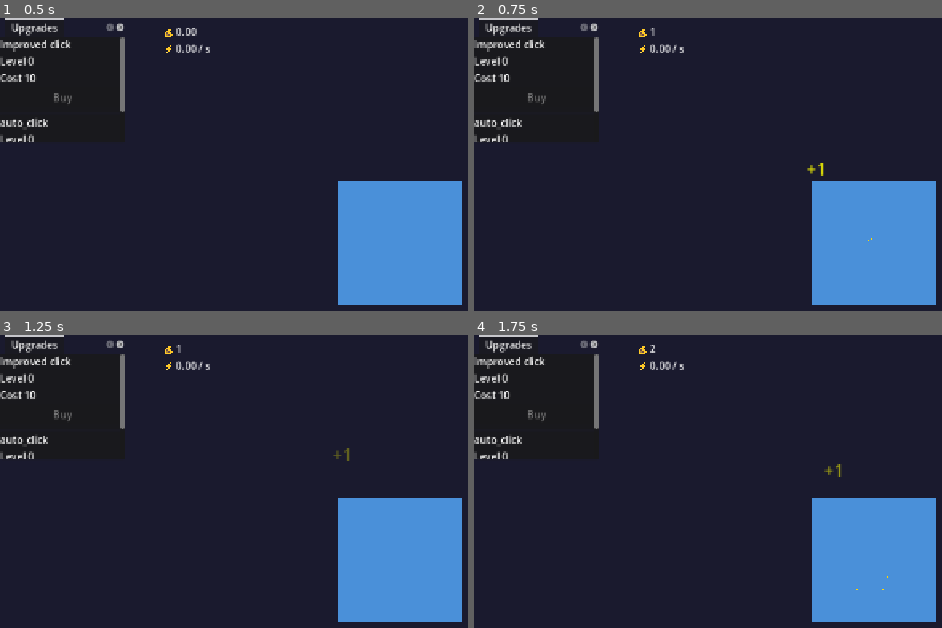
Above: before the commit, frames 1-4 (two rows, left to right).
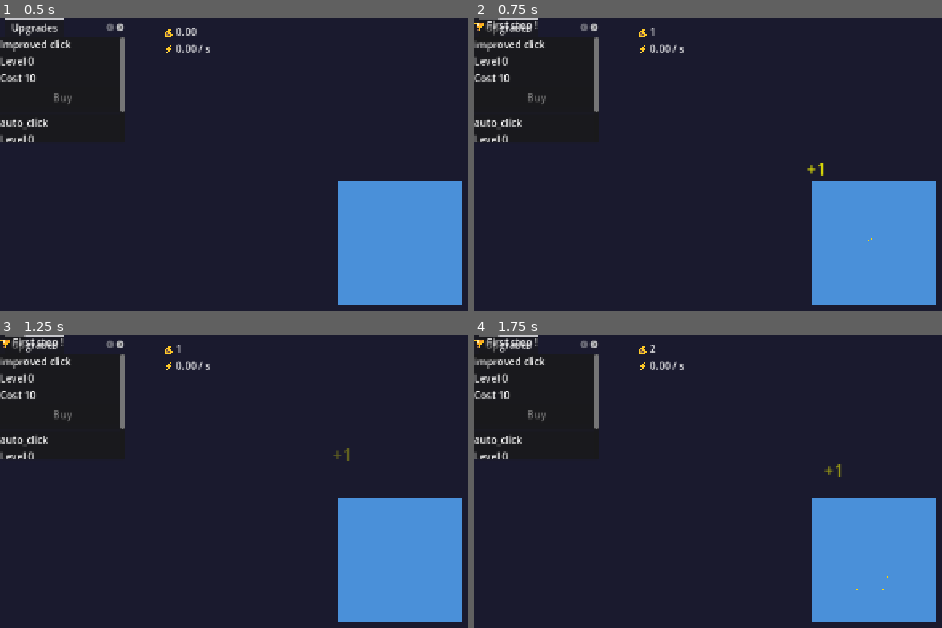
Above: after the commit, the same moments.

Repository: petit-crabe/clicker-game
Game: Godot game, scene res://scenes/main.tscn
Two runs of this game, one before a commit and one after it. Both use one fixed random seed, a clock stepped at 60 frames per second and the inputs below.
Inputs (mouse positions are in pixels of both pictures, inside the frame that each line leads up to):
- Up to frame 1 (0.5 s): no input
- Up to frame 2 (0.75 s): click (871, 243) at 0.5 s
- Up to frame 3 (1.25 s): no input
- Up to frame 4 (1.75 s): click (871, 560) at 1.25 s

Frame 1 is identical in both runs. In frame 2, 0.3% of the frame differs, in the area x 0-14%, y 0-9%; in frame 3, 0.3%; in frame 4, 0.3%.

Commit message:
feat: implement achievements system with toast notification

Diff:
--- a/scripts/game_manager.gd
+++ b/scripts/game_manager.gd
@@ -2,6 +2,7 @@
 
 signal currency_changed(new_amount: float)
 signal production_changed(new_rate: float)
+signal achievement_unlocked(id: String)
 
 var currency: float = 0.0
 var currency_per_click: float = 1.0
@@ -28,6 +29,12 @@
 	"farm": {"level": 0, "production": 8.0, "base_cost": 1100.0, "cost_multiplier": 1.15},
 	"mine": {"level": 0, "production": 47.0, "base_cost": 12000.0, "cost_multiplier": 1.15},
 	"factory": {"level": 0, "production": 260.0, "base_cost": 130000.0, "cost_multiplier": 1.15}
+}
+
+var achievements: Dictionary = {
+	"first_click":  { "unlocked": false, "label": "First step !"      },
+	"millionaire":  { "unlocked": false, "label": "Millionaire !"     },
+	"big_producer": { "unlocked": false, "label": "Big producer !"  }
 }
 
 func _ready() -> void:
@@ -96,9 +103,23 @@
 
 	production_changed.emit(currency_per_second)
 
+func _check_achievements() -> void:
+	if not achievements["first_click"]["unlocked"] and currency >= 1.0:
+		_unlock_achievement("first_click")
+	if not achievements["millionaire"]["unlocked"] and currency >= 1_000_000.0:
+		_unlock_achievement("millionaire")
+	if not achievements["big_producer"]["unlocked"] and currency_per_second >= 100.0:
+		_unlock_achievement("big_producer")
+
+func _unlock_achievement(id: String) -> void:
+	achievements[id]["unlocked"] = true
+	achievement_unlocked.emit(id)
+	SaveSystem.save_game()
+
 func _add_currency(amount: float) -> void:
 	currency += amount
 	currency_changed.emit(currency)
+	_check_achievements()
 
 func format_number(value: float) -> String:
 	if value < 1.0:
--- a/scripts/main.gd
+++ b/scripts/main.gd
@@ -7,12 +7,16 @@
 @onready var _upgrade_list: VBoxContainer = $ShopTabs/Upgrades/UpgradeList
 @onready var _generator_list: VBoxContainer = $ShopTabs/Generators/GeneratorList
 
+@onready var _achievements_toast: Panel = $AchievementToast
+@onready var _toast_label: Label = $AchievementToast/ToastLabel
+
 const UPGRADE_BUTTON_SCENE := preload("res://scenes/ui/upgrade_button.tscn")
 const GENERATOR_ITEM_SCENE := preload("res://scenes/ui/generator_item.tscn")
 
 func _ready() -> void:
 	GameManager.currency_changed.connect(_on_currency_changed)
 	GameManager.production_changed.connect(_on_production_changed)
+	GameManager.achievement_unlocked.connect(_on_achievement_unlocked)
 
 	_on_currency_changed(GameManager.currency)
 	_on_production_changed(GameManager.currency_per_second)
@@ -50,6 +54,21 @@
 func _on_click_button_pressed() -> void:
 	_spawn_floating_number(GameManager.currency_per_click, _click_button.global_position)
 
+func _on_achievement_unlocked(id: String) -> void:
+	_show_achievement_toast(GameManager.achievements[id]["label"])
+
+func _show_achievement_toast(text: String) -> void:
+	_toast_label.text = "🏆 " + text
+	_achievements_toast.modulate.a = 1.0
+	_achievements_toast.visible = true
+
+	var tween := create_tween()
+	tween.tween_interval(2.5)
+	tween.tween_property(_achievements_toast, "modulate:a", 0.0, 0.5)
+
+	await tween.finished
+	_achievements_toast.visible = false
+
 func _spawn_floating_number(value: float, origin: Vector2) -> void:
 	var label := Label.new()
 
@@ -70,12 +89,14 @@
 
 # === DEBUG ONLY — remove before shipping ===
 func _input(event: InputEvent) -> void:
-	if OS.is_debug_build():  # Safety: only works in editor/debug builds
-		if event.is_action_pressed("ui_cancel"):  # Escape key — or pick another
-			pass  # placeholder
+	if not OS.is_debug_build():
+		return   # Do nothing in exported builds
 
-			# F8 → reset save and restart
-		if event is InputEventKey and event.pressed:
-			if event.keycode == KEY_F8:
-				print("[DEBUG] Resetting game via SaveSystem.reset_game()")
+	if event is InputEventKey and event.pressed:
+		match event.keycode:
+			KEY_F6:
+				# Add 1 000 000 currency to test the "millionaire" achievement
+				GameManager._add_currency(1_000_000.0)
+			KEY_F8:
+				# Full reset — delete save and reload
 				SaveSystem.reset_game()
--- a/scripts/save_system.gd
+++ b/scripts/save_system.gd
@@ -12,6 +12,7 @@
 		"currency_per_click": GameManager.currency_per_click,
 		"upgrades": GameManager.upgrades,
 		"generators": GameManager.generators,
+		"achievements": GameManager.achievements,
 	}
 
 	file.store_var(data)
@@ -37,6 +38,7 @@
 	GameManager.currency_per_click = data.get("currency_per_click", 1.0)
 	GameManager.upgrades = data.get("upgrades", GameManager.upgrades)
 	GameManager.generators = data.get("generators", GameManager.generators)
+	GameManager.achievements = data.get("achievements", GameManager.achievements)
 
 	GameManager._recalculate_production()
 
